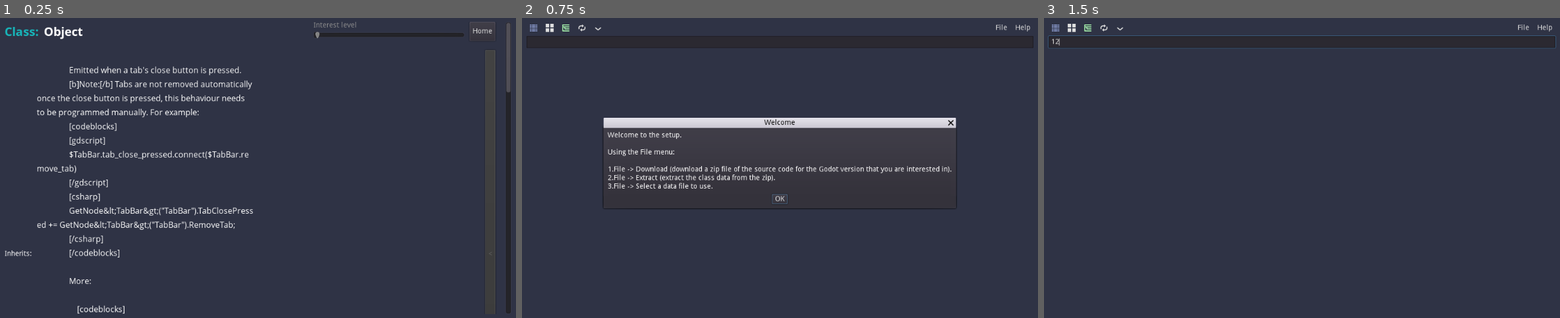
Above: before the commit, frames 1-3 (left to right).
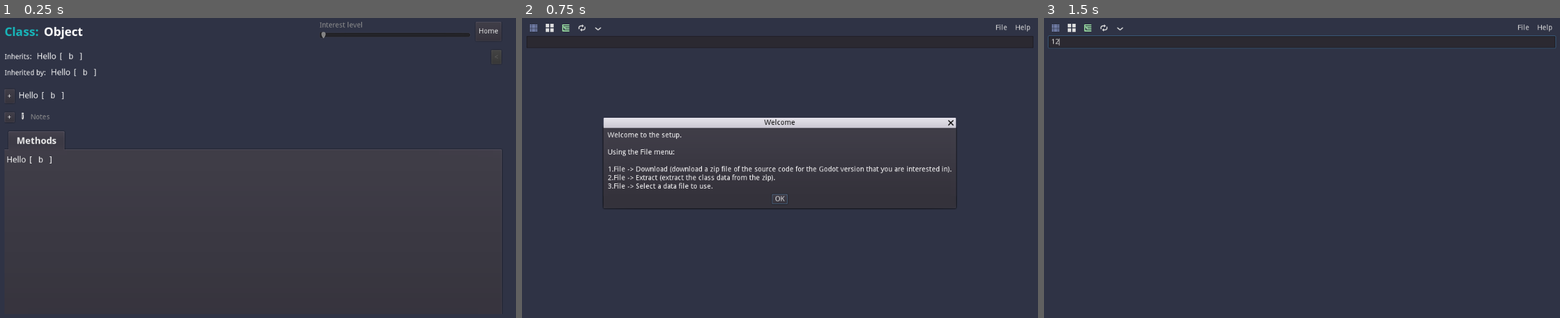
Above: after the commit, the same moments.

Repository: andrew-wilkes/gdscript-class-explorer
Game: Godot game, scene res://ClassDetails.tscn
Two runs of this game, one before a commit and one after it. Both use one fixed random seed, a clock stepped at 60 frames per second and the inputs below. This scene is started directly instead of the project's main scene.
Inputs (mouse positions are in pixels of both pictures, inside the frame that each line leads up to):
- Up to frame 1 (0.25 s): no input
- Up to frame 2 (0.75 s): click "Home" at 0.5 s
- Up to frame 3 (1.5 s): click (1302, 42) at 1.27 s; type "12" at 1.35 s

The runs differ from the first frame. In frame 1, 5.2% of the frame differs, in the area x 0-99%, y 1-99%; in frame 2, nothing differs; in frame 3, nothing differs.
Error in both runs: Invalid get index 'Object' (on base: 'Dictionary'). (res://data.gd:78)

Commit message:
Add code for filtering bbcode

Diff:
--- a/src/ClassDetails.tscn
+++ b/src/ClassDetails.tscn
@@ -131,9 +131,7 @@
 
 [node name="Inherits" parent="SC/H/VBox/Ih" instance=ExtResource( 5 )]
 margin_left = 64.0
-margin_top = 0.0
 margin_right = 499.0
-margin_bottom = 28.0
 
 [node name="Sp" type="Control" parent="SC/H/VBox/Ih"]
 margin_left = 509.0
@@ -166,9 +164,7 @@
 
 [node name="Inherited" parent="SC/H/VBox/Ihby" instance=ExtResource( 5 )]
 margin_left = 92.0
-margin_top = 0.0
-margin_right = 974.0
-margin_bottom = 28.0
+margin_right = 974.0
 
 [node name="Sp4" type="Control" parent="SC/H/VBox"]
 margin_top = 120.0
@@ -190,9 +186,7 @@
 
 [node name="BDesc" parent="SC/H/VBox/BDescBox" instance=ExtResource( 5 )]
 margin_left = 28.0
-margin_top = 0.0
 margin_right = 956.0
-margin_bottom = 28.0
 
 [node name="Sp" type="Control" parent="SC/H/VBox/BDescBox"]
 margin_left = 964.0
@@ -217,9 +211,7 @@
 margin_bottom = 28.0
 
 [node name="Desc" parent="SC/H/VBox/DescBox/HBox" instance=ExtResource( 5 )]
-margin_top = 0.0
 margin_right = 950.0
-margin_bottom = 28.0
 
 [node name="Sp" type="Control" parent="SC/H/VBox/DescBox/HBox"]
 margin_left = 954.0
--- a/src/ContentRichTextLabel.gd
+++ b/src/ContentRichTextLabel.gd
@@ -1,4 +1,6 @@
 extends RichTextLabel
+
+# In codeblocks: disable unwanted bbcode such as [b] by replacing `[b]` with `[[/code][code]b]`. But, I want to use [color] for syntax highlighting.
 
 class_name RichContent
 
@@ -6,19 +8,26 @@
 export(Color) var lang_name_color = Color.greenyellow
 
 var links_regex
+var code_regex
 var code_block_regex
 var code_blocks_regex
 var code_snippets_regex
+var bb_regex
 
 func _ready():
 	links_regex = RegEx.new()
 	links_regex.compile("\\[([A-Z][\\w\\d]+|bool|int|float|(\\w+ ([\\w\\d]+)))\\]")
+	code_regex = RegEx.new()
+	code_regex.compile("\\[code\\](.+?)\\[/code\\]")
 	code_block_regex = RegEx.new()
 	code_block_regex.compile("(?s)\\[codeblock\\](.*?)\\[/codeblock\\]")
 	code_blocks_regex = RegEx.new()
 	code_blocks_regex.compile("(?s)\\[codeblocks\\](.*?)\\[/codeblocks\\]")
 	code_snippets_regex = RegEx.new()
 	code_snippets_regex.compile("(?s)\\[(gdscript|csharp)\\](.*?)\\[/(?:gdscript|csharp)\\]")
+	bb_regex = RegEx.new()
+	bb_regex.compile("\\[.+?\\]")
+
 	if get_parent().name == "root":
 		test_parser()
 
@@ -27,8 +36,6 @@
 	txt = add_links(txt)
 	txt = convert_colors(txt)
 	txt = txt.c_unescape()
-	txt = txt.replace("[code]", "[code][color=#" + code_color.to_html(false) + "]") \
-	.replace("[/code]", "[/color][/code]")
 	var bbcode =  parse_codeblocks(txt)
 	if parse_bbcode(bbcode) != OK:
 		print("Error parsing bbcode for: " + Data.selected_class)
@@ -39,11 +46,18 @@
 
 
 func parse_codeblocks(txt: String):
+		# Just colorize inline code
+	for result in code_regex.search_all(txt):
+		var code_block = result.get_string(0)
+		if code_block.length() > 0:
+			txt = txt.replace(code_block, highlight_code(code_block))
+
 	# Assume single blocks of code are GDScript
 	for result in code_block_regex.search_all(txt):
 		var code_block = result.get_string(0)
 		if code_block.length() > 0:
 			txt = txt.replace(code_block, highlight_code(result.get_string(1)))
+
 	# Codeblocks
 	# Todo: Syntax highlight.
 	for result in code_blocks_regex.search_all(txt):
@@ -62,7 +76,17 @@
 
 
 func highlight_code(code):
-	return "[color=#" + code_color.to_html(false) + "]" + code + "[/color]"
+	return "[color=#" + code_color.to_html(false) + "]" + filter_bbcode(code) + "[/color]"
+
+
+# Prevent bb_code from working in codeblock
+func filter_bbcode(code):
+	for result in bb_regex.search_all(code):
+		var bb_code = result.get_string(0)
+		if bb_code.length() > 0:
+			code = code.replace("bb_code", "[/code][code]" + bb_code.substr(1))
+	return code
+
 
 func add_links(txt: String):
 	for result in links_regex.search_all(txt):
--- a/src/ContentRichTextLabel.tscn
+++ b/src/ContentRichTextLabel.tscn
@@ -29,29 +29,8 @@
 custom_fonts/bold_font = SubResource( 4 )
 custom_fonts/normal_font = SubResource( 5 )
 bbcode_enabled = true
-text = "
-				Emitted when a tab's close button is pressed.
-				[b]Note:[/b] Tabs are not removed automatically once the close button is pressed, this behaviour needs to be programmed manually. For example:
-				[codeblocks]
-				[gdscript]
-				$TabBar.tab_close_pressed.connect($TabBar.remove_tab)
-				[/gdscript]
-				[csharp]
-				GetNode&lt;TabBar&gt;(\"TabBar\").TabClosePressed += GetNode&lt;TabBar&gt;(\"TabBar\").RemoveTab;
-				[/csharp]
-				[/codeblocks]
-
-				More:
-
-					[codeblocks]
-				[gdscript]
-				$TabBar.tab_close_pressed.connect($TabBar.remove_tab)
-				[/gdscript]
-				[csharp]
-				GetNode&lt;TabBar&gt;(\"TabBar\").TabClosePressed += GetNode&lt;TabBar&gt;(\"TabBar\").RemoveTab;
-				[/csharp]
-				[/codeblocks]
-			"
+bbcode_text = "Hello [code][ b ][/code]"
+text = "Hello [ b ]"
 fit_content_height = true
 selection_enabled = true
 script = ExtResource( 5 )
--- a/src/Tests.gd
+++ b/src/Tests.gd
@@ -16,6 +16,7 @@
 	Data.test_item_index += 1
 	if Data.test_item_index < Data.classes.size():
 		var cname = Data.classes.keys()[Data.test_item_index]
+		#print(cname)
 		Data.selected_class = cname
 		var _e = get_tree().change_scene("res://ClassDetails.tscn")
 	else:
